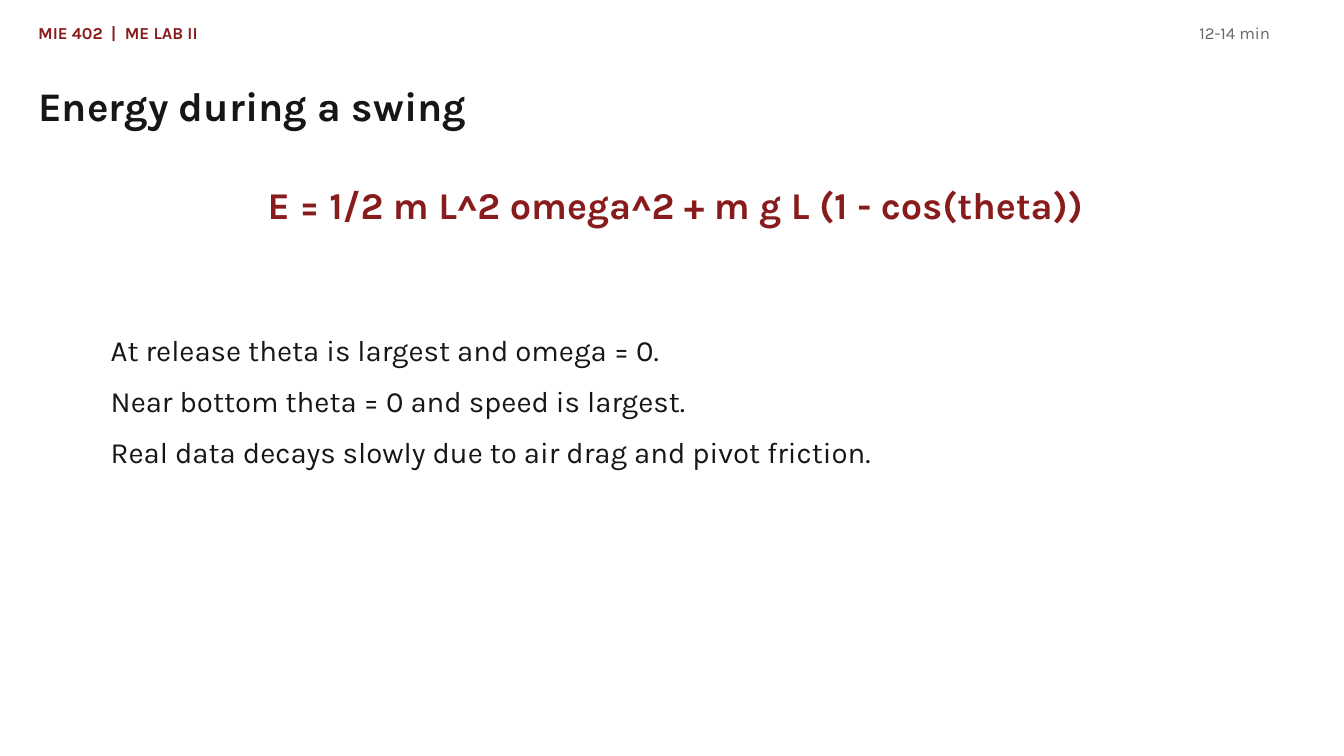
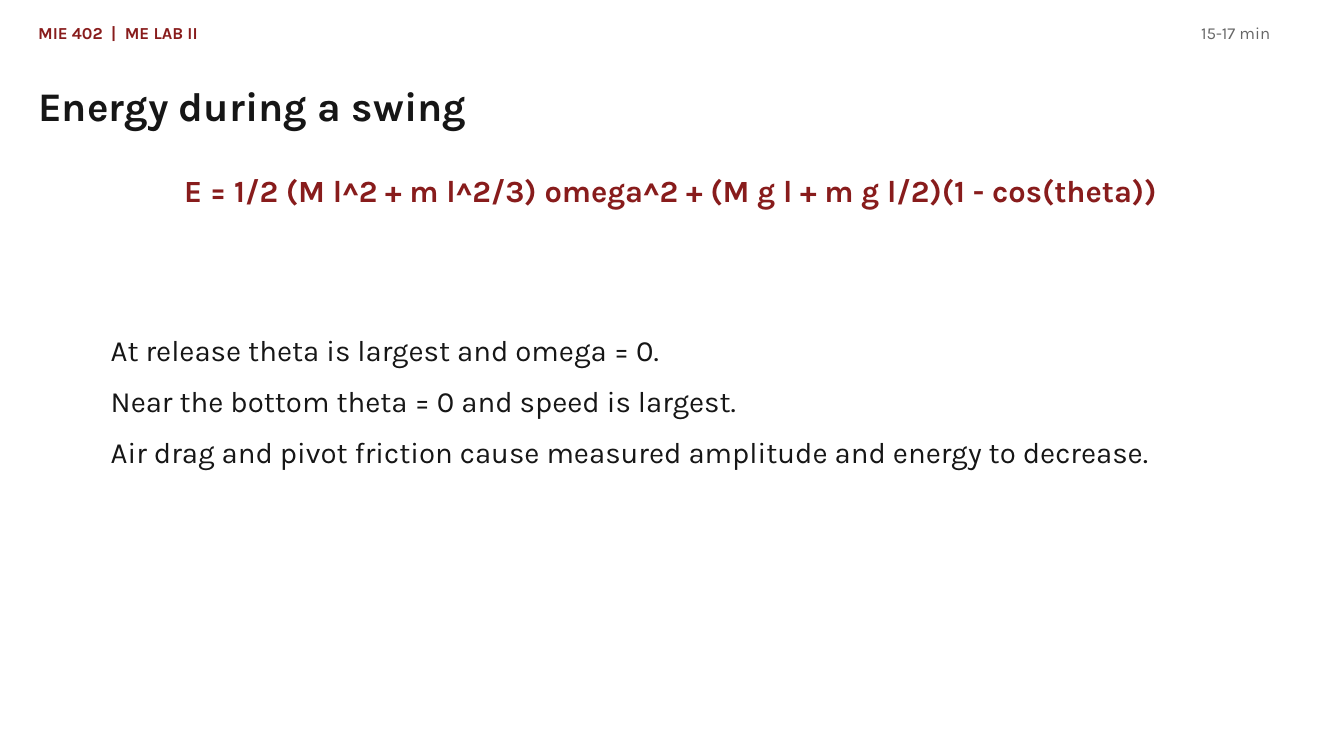
Before and after one commit to Ehsan-Roohi/MIE402-Lab, a slide deck: slide 8 of site/docs/MIE402_Lecture03_Single_Pendulum_PreLab2_Fall2026.pptx (slide 7 before the commit). Drawn at 1344x756 pixels with LibreOffice and Linux fonts; fonts in the diff are those of the drawing. Boxes give left, top, right and bottom in pixels: in the first picture for what was removed or moved away, otherwise in the second. Text is boxed around its words. In the diff, an @@ line names an element or a change of style, - is before the commit and + after.

```diff
--- a/site/docs/MIE402_Lecture03_Single_Pendulum_PreLab2_Fall2026.pptx
+++ b/site/docs/MIE402_Lecture03_Single_Pendulum_PreLab2_Fall2026.pptx
@@ text at [1201,27,1270,39]: text changed @@
-12-14 min
+15-17 min
@@ text at [184,179,1156,209]: text changed; size 27 to 22 pt @@
-E = 1/2 m L^2 omega^2 + m g L (1 - cos(theta))
+E = 1/2 (M l^2 + m l^2/3) omega^2 + (M g l + m g l/2)(1 - cos(theta))
@@ text at [111,392,1148,470]: text changed @@
-Near bottom theta = 0 and speed is largest.
-Real data decays slowly due to air drag and pivot friction.
+Near the bottom theta = 0 and speed is largest.
+Air drag and pivot friction cause measured amplitude and energy to decrease.
```
Also in this commit, not shown: 18 other slides changed, 2 slides added, 1 slide removed, 7 other files.
